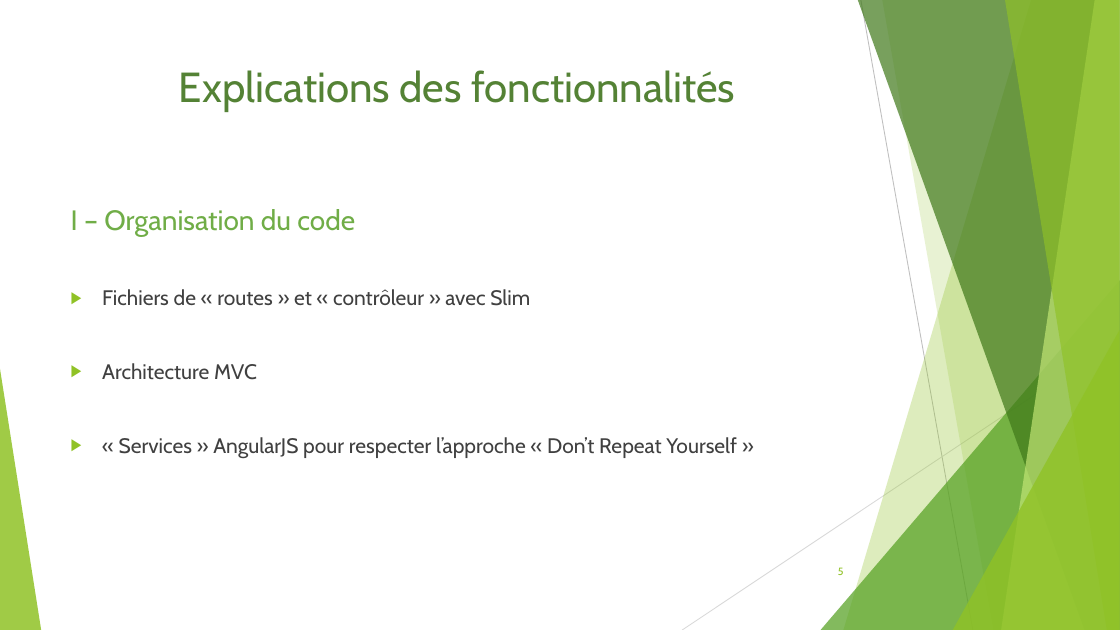
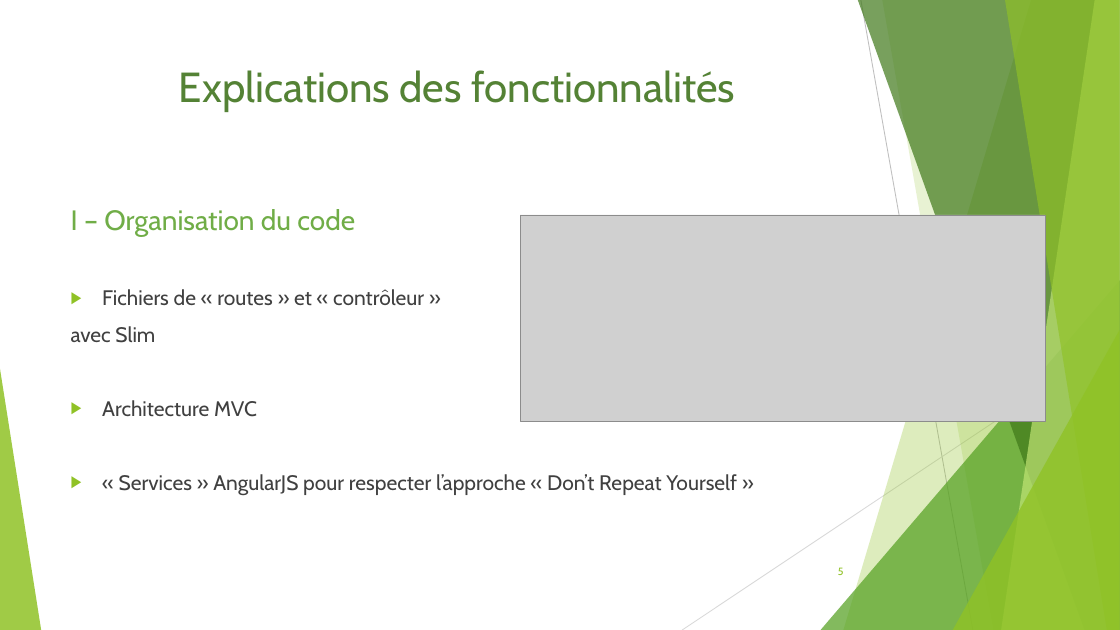
Before and after one commit to Bcante/recommandationSeries, a slide deck: slide 5 of diapoWebWindows.odp. Drawn at 1120x630 pixels with LibreOffice and Linux fonts; fonts in the diff are those of the drawing; grey boxes stand for pictures. Boxes give left, top, right and bottom in pixels: in the first picture for what was removed or moved away, otherwise in the second. Text is boxed around its words. In the diff, an @@ line names an element or a change of style, - is before the commit and + after.

```diff
--- a/diapoWebWindows.odp
+++ b/diapoWebWindows.odp
@@ picture added at (x1=520, y1=215, x2=1045, y2=422) @@
@@ text at (x1=71, y1=289, x2=424, y2=343): text changed @@
-▶ Fichiers de « routes » et « contrôleur » avec Slim
+▶ Fichiers de « routes » et « contrôleur »
+avec Slim
```
Also in this commit, not shown: 2 other slides changed, 1 other file.
